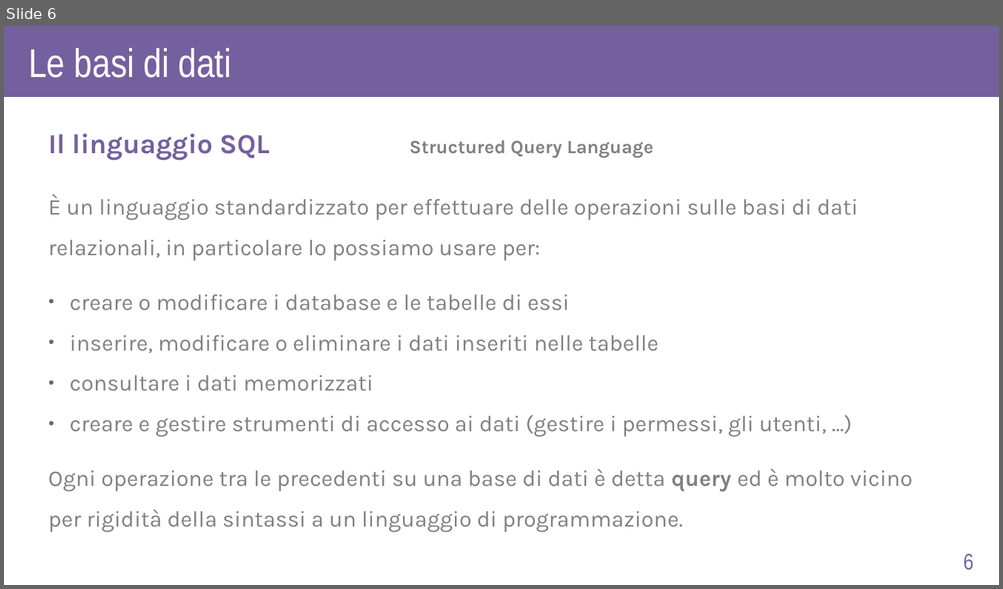
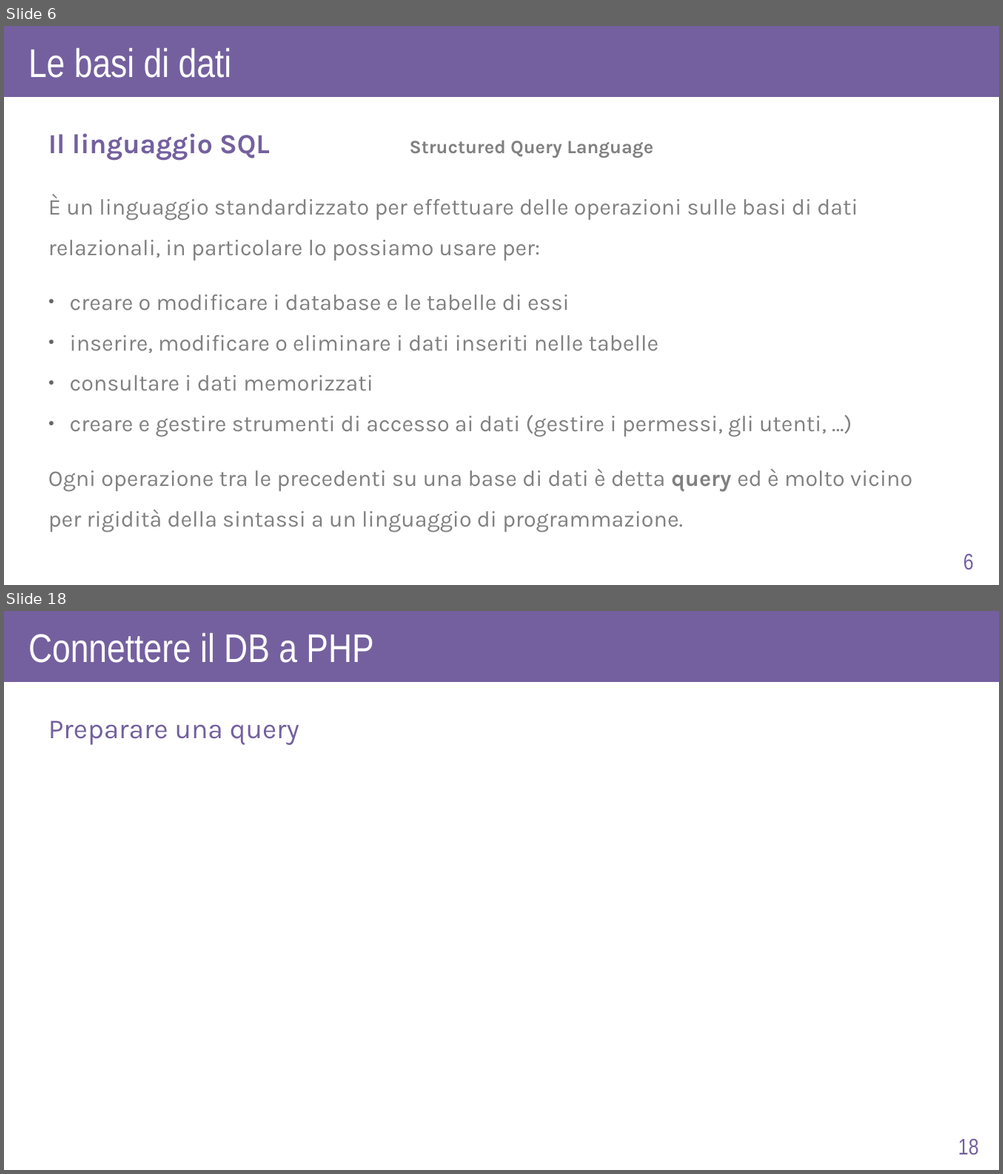
Before and after one commit to AlexF1789/corsoPHP, a slide deck: slide_odp/lez6.odp. Shown one above the other, each under a label of ours: slide 6 before the commit, slides 6 and 18 after it; the slides between them are not shown. The pictures are 1003x589 and 1003x1174 pixels, drawn with LibreOffice and Linux fonts; fonts in the diff are those of the drawing. Boxes give left, top, right and bottom in pixels: in the first picture for what was removed or moved away, otherwise in the second. Text is boxed around its words. In the diff, an @@ line names an element or a change of style, - is before the commit and + after.

```diff
--- a/slide_odp/lez6.odp
+++ b/slide_odp/lez6.odp
@@ slide 18 added at box(4, 611, 999, 1170), background #FFFFFF @@
@@ rectangle added at box(4, 611, 999, 682), fill #74609E @@
@@ text added at box(28, 632, 373, 663), 32 pt, text #FFFFFF @@
+Connettere il DB a PHP
@@ text added at box(48, 721, 299, 745), 22 pt, text #74609E @@
+Preparare una query
@@ page number added at box(958, 1139, 979, 1156), 18 pt, text #74609E @@
+18
```
Also in this commit, not shown: 1 slide changed, 12 other slides added, 2 slides removed.
